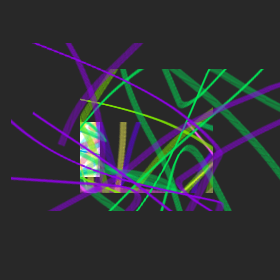
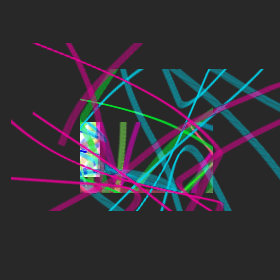
Layer changes from the first w=280, h=280 image to the second:
added group "ajustment" with 2 layers above "1800mm" over <box>11,43,280,211</box>
added group "1800mm" with 7 layers above "2400mm" over <box>11,43,280,211</box>
moved "001" into group "1800mm" over <box>11,43,280,211</box>
added group "2400mm" with 7 layers above "3200mm" over <box>11,43,280,211</box>
moved "002" into group "2400mm" over <box>11,43,280,211</box>
added group "3200mm" with 7 layers above "3600mm" over <box>11,43,280,211</box>
moved "003" into group "3200mm" over <box>11,43,280,211</box>
added group "3600mm" with 7 layers above "4000mm" over <box>11,43,280,211</box>
moved "004" into group "3600mm" over <box>11,43,280,211</box>
added group "4000mm" with 7 layers above "4600mm" over <box>11,43,280,211</box>
moved "005" into group "4000mm" over <box>11,43,280,211</box>
added group "4600mm" with 7 layers above "5000mm" over <box>11,43,280,211</box>
moved "006" into group "4600mm" over <box>11,43,280,211</box>
added group "5000mm" with 7 layers above "6000mm" over <box>11,43,280,211</box>
moved "007" into group "5000mm" over <box>11,43,280,211</box>
added group "6000mm" with 7 layers above "7000mm" over <box>11,43,280,211</box>
moved "008" into group "6000mm" over <box>11,43,280,211</box>
added group "7000mm" with 7 layers above "8000mm" over <box>11,43,280,211</box>
moved "009" into group "7000mm" over <box>11,43,280,211</box>
added group "8000mm" with 7 layers over <box>11,43,280,211</box>
added group "0010" with 6 layers in group "8000mm" over <box>11,43,280,211</box>
added group "trim_0010" with 4 layers in group "0010" over <box>11,43,280,211</box>
added layer "trimLeft_0010" in group "trim_0010" over <box>11,43,79,211</box>
added layer "レイヤー 3" (2nd of 2, in "8000mm" › "0010") in group "0010" over <box>11,43,280,211</box>
…and 1 more changes (1 added)
